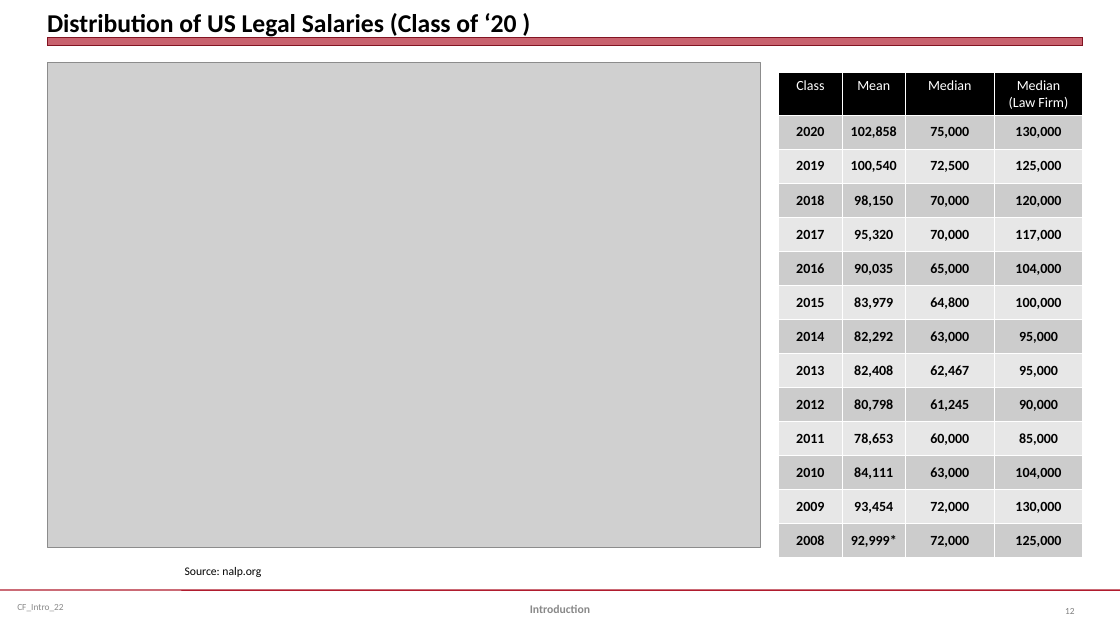
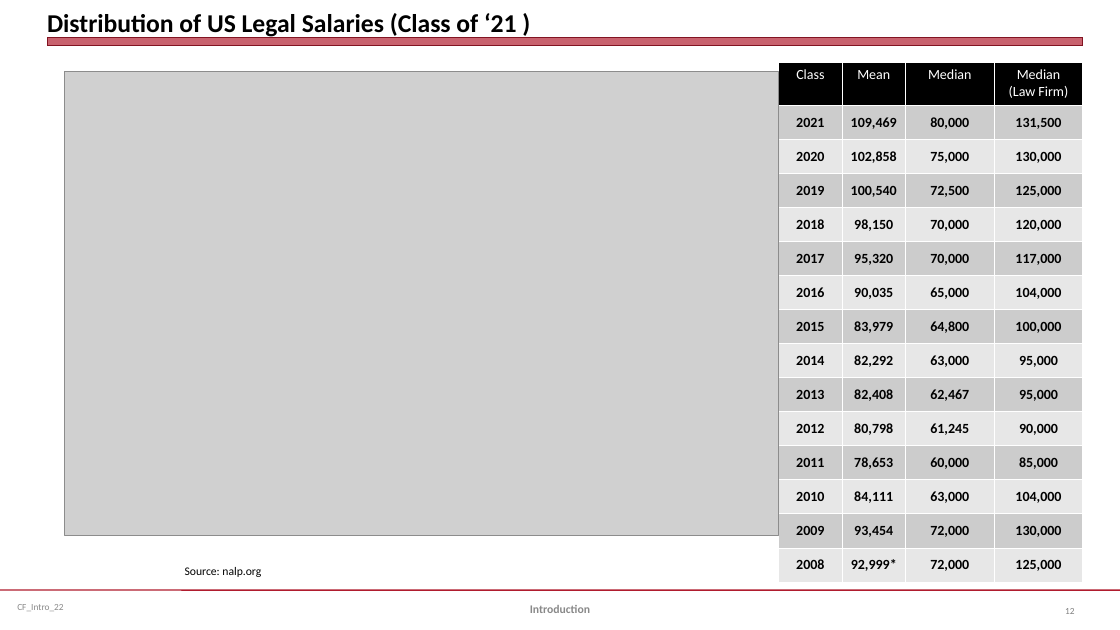
Before and after one commit to jmc877/Corporate-Finance, a slide deck: slide 12 of slides/CF_Intro_22.pptx. Drawn at 1120x630 pixels with LibreOffice and Linux fonts; fonts in the diff are those of the drawing; grey boxes stand for pictures. Boxes give left, top, right and bottom in pixels: in the first picture for what was removed or moved away, otherwise in the second. Text is boxed around its words. In the diff, an @@ line names an element or a change of style, - is before the commit and + after.

```diff
--- a/slides/CF_Intro_22.pptx
+++ b/slides/CF_Intro_22.pptx
@@ title at [47,13,517,38]: text changed @@
-Distribution of US Legal Salaries (Class of ‘20 )
+Distribution of US Legal Salaries (Class of ‘21 )
@@ picture: place and size @@
-picture at [47,62,761,548]
+picture at [65,71,779,536]
@@ table at [779,62,1083,582] @@
+row 2: 2021 | 109,469 | 80,000 | 131,500
@@ table: place and size @@
-table at [779,72,1083,557]
+table at [779,62,1083,582]
```
Also in this commit, not shown: 1 other file.
